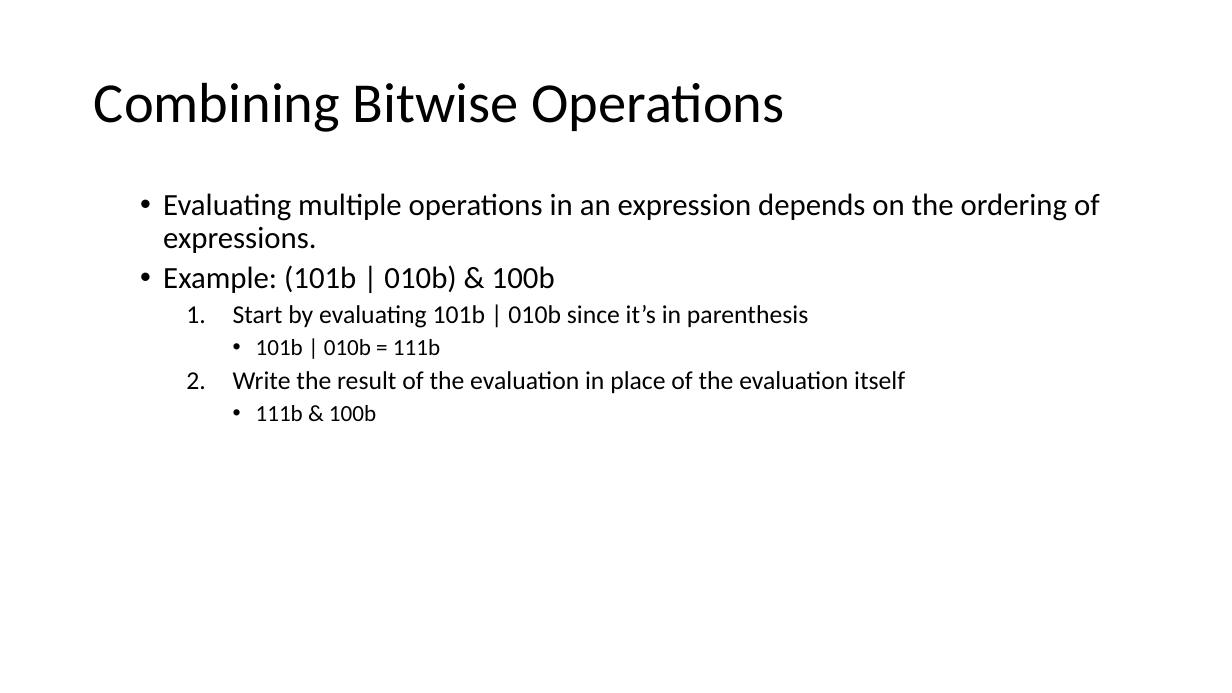
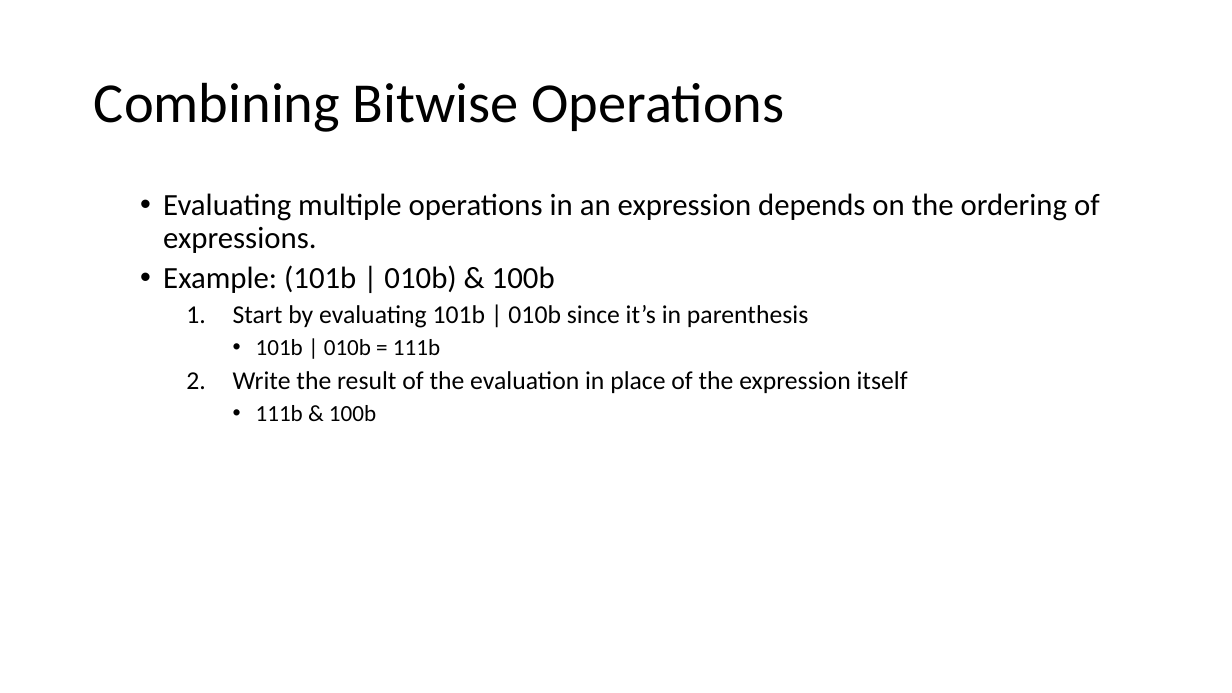
Before and after one commit to MrJoshGross/Course-Curricular-Material, a slide deck: slide 83 of wip/Lecture 5 - More Bitwise Operators.pptx. Drawn at 1232x693 pixels with LibreOffice and Linux fonts; fonts in the diff are those of the drawing. Boxes give left, top, right and bottom in pixels: in the first picture for what was removed or moved away, otherwise in the second. Text is boxed around its words. In the diff, an @@ line names an element or a change of style, - is before the commit and + after.

```diff
--- a/wip/Lecture 5 - More Bitwise Operators.pptx
+++ b/wip/Lecture 5 - More Bitwise Operators.pptx
@@ text at (x1=233, y1=371, x2=908, y2=393): text changed @@
-    2. Write the result of the evaluation in place of the evaluation itself
+    2. Write the result of the evaluation in place of the expression itself
```
Also in this commit, not shown: 2 other slides changed, 1 slide added, 33 slides removed, 4 other files.
